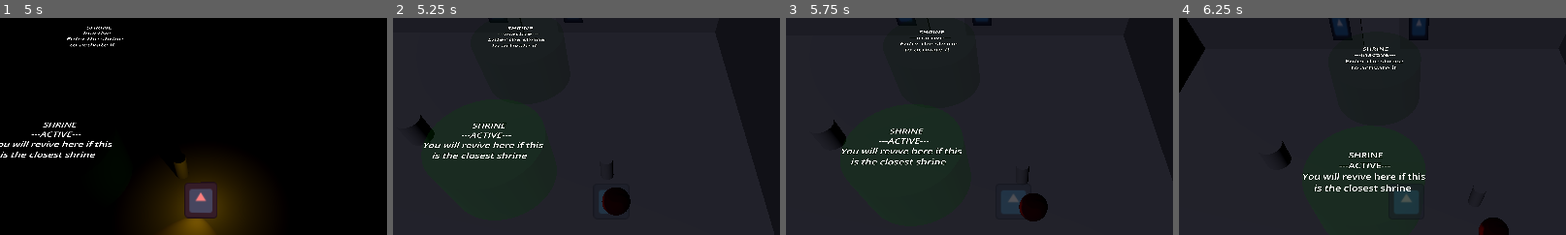
Above: before the commit, frames 1-4 (left to right).
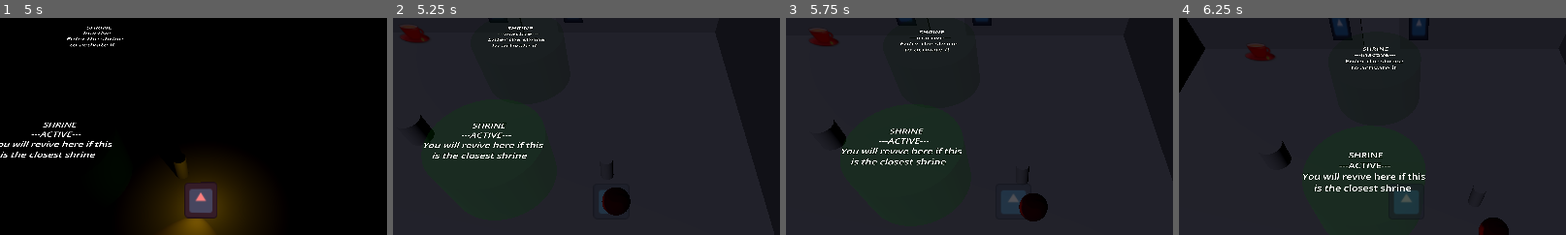
Above: after the commit, the same moments.

Repository: Rusty-Rat-Studios/dead-living-and-dying
Game: Godot game, scene res://game.tscn
Two runs of this game, one before a commit and one after it. Both use one fixed random seed, a clock stepped at 60 frames per second and the inputs below. The engine's default icon, where the game draws it, is replaced by a stand-in: a white triangle on a blue panel in a dark square.
Inputs (mouse positions are % of the whole screen's width and height, from its top left):
- Up to frame 1 (5 s): click "START" at 0.5 s; tap Enter at 1.25 s; move the mouse to (72, 45) at 1.27 s; hold Right (ui_right) 1.28-2.03 s; tap E (interact) at 1.35, 3.6 s; tap Keypad Enter (ui_accept) at 1.52, 2.27, 3.77, 4.52 s; move the mouse to (30, 55) at 2.02 s; hold Down (ui_down) 2.03-2.78 s; click (30, 55) at 2.1 s; move the mouse to (60, 28) at 2.77 s; hold Right (ui_right) 2.78-3.53 s; tap Tab at 2.85 s; move the mouse to (45, 70) at 3.52 s; hold Up (ui_up) 3.53-4.28 s; move the mouse to (80, 65) at 4.27 s; press the mouse at (80, 65) at 4.28 s; hold Left (ui_left) from 4.28 s (still down)
- Up to frame 2 (5.25 s): keep holding Left (ui_left); move the mouse to (20, 35) at 5.02 s; release the mouse at (20, 35) at 5.03 s; tap Tab at 5.1 s
- Up to frame 3 (5.75 s): keep holding Left (ui_left); tap Keypad Enter (ui_accept) at 5.27 s
- Up to frame 4 (6.25 s): move the mouse to (55, 50) at 5.77 s; release Left (ui_left) at 5.78 s; hold Down (ui_down) from 5.78 s (still down); tap E (interact) at 5.85 s
The pictures show only the part of the screen within x 21-71%, y 8-58%; the shares and areas given below are measured in that part.

Frame 1 is identical in both runs. In frame 2, 0.4% of the frame differs, in the area x 2-10%, y 3-12%; in frame 3, 0.4%; in frame 4, 0.4%.

Commit message:
Added tea inventory object and added signal to player
Added a speed change function and signal to the player for the tea item to communicate with and modify the players speed.

Diff:
--- a/game.tscn
+++ b/game.tscn
@@ -21,6 +21,7 @@
 [ext_resource type="PackedScene" uid="uid://8tfld0cdj22d" path="res://items/crucifix/crucifix_world.tscn" id="15_h8yld"]
 [ext_resource type="PackedScene" uid="uid://bfmkrask6gxl3" path="res://possessable/attack/possessable_ranged.tscn" id="15_lv48w"]
 [ext_resource type="PackedScene" uid="uid://bwmbngtw81o3y" path="res://ui/debug_console.tscn" id="15_rbtf5"]
+[ext_resource type="PackedScene" uid="uid://d3uaapt6yn0ed" path="res://items/tea/tea_world.tscn" id="22_oc1qw"]
 
 [node name="Game" type="Node3D"]
 script = ExtResource("1_77rk7")
@@ -278,3 +279,6 @@
 [node name="DebugConsole" parent="UI" instance=ExtResource("15_rbtf5")]
 process_mode = 3
 visible = false
+
+[node name="ItemWorld" parent="." instance=ExtResource("22_oc1qw")]
+transform = Transform3D(1, 0, 0, 0, 1, 0, 0, 0, 1, -6, 1, -8)
--- /dev/null
+++ b/items/tea/tea_inventory.gd
@@ -0,0 +1,11 @@
+extends PassiveItemInventory
+
+
+signal speedmod
+var speed_modifier: float = 4.0
+
+# Called when the node enters the scene tree for the first time.
+func _ready() -> void:
+	var inventory: Node = get_parent()
+	var player: Node = inventory.get_parent()
+	player.speedChange.emit(speed_modifier)
--- /dev/null
+++ b/items/tea/tea_inventory.tscn
@@ -0,0 +1,6 @@
+[gd_scene load_steps=2 format=3 uid="uid://7p0wv0hucnr2"]
+
+[ext_resource type="Script" path="res://items/tea/tea_inventory.gd" id="1_rqwew"]
+
+[node name="TeaInventory" type="Node3D"]
+script = ExtResource("1_rqwew")
--- a/player/player.gd
+++ b/player/player.gd
@@ -1,5 +1,7 @@
 class_name Player
 extends CharacterBody3D
+
+signal speedChange
 
 # player state machine, sibling node under Game node
 var state_machine: Node
@@ -20,6 +22,7 @@
 
 func _ready() -> void:
 	light_omni.light_color = Color("GOLDENROD")
+	speedChange.connect(_on_speedChange)
 
 	SignalBus.item_picked_up.connect(_on_item_picked_up)
 
@@ -79,3 +82,6 @@
 	$Inventory.add_child(item)
 	# ensure item position is directly on player
 	item.position = Vector3.ZERO
+
+func _on_speedChange(speed_modifier: float) -> void:
+	speed += speed_modifier
Not shown: 1 places in game.tscn that only renumber resources
Not shown: 1 places in items/defense_item_inventory.tscn that only renumber resources
Not shown, changed: README.md
